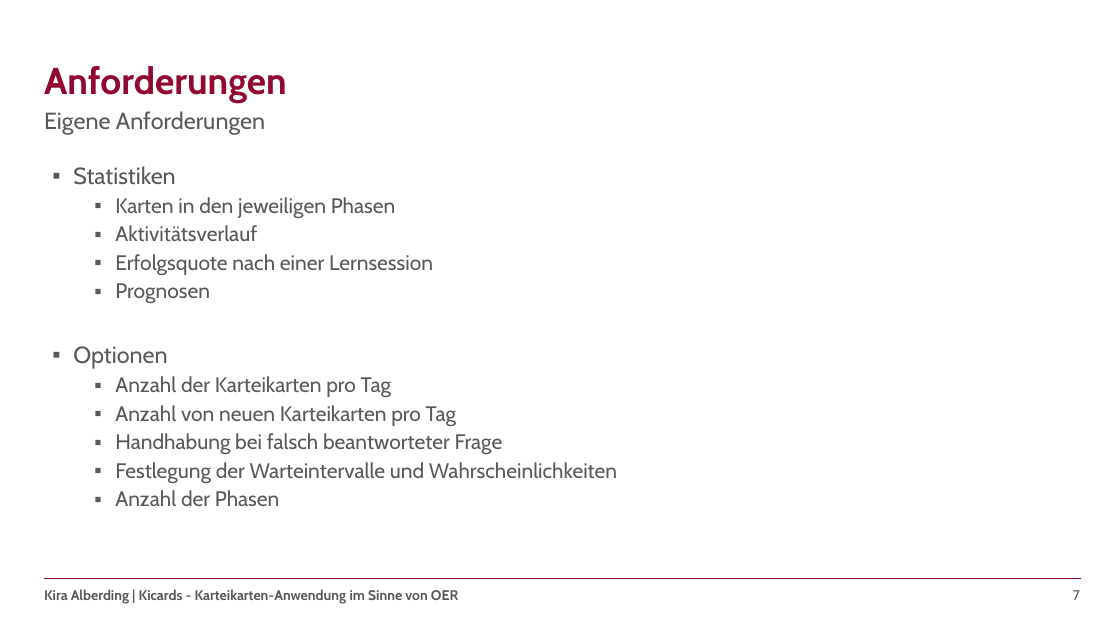
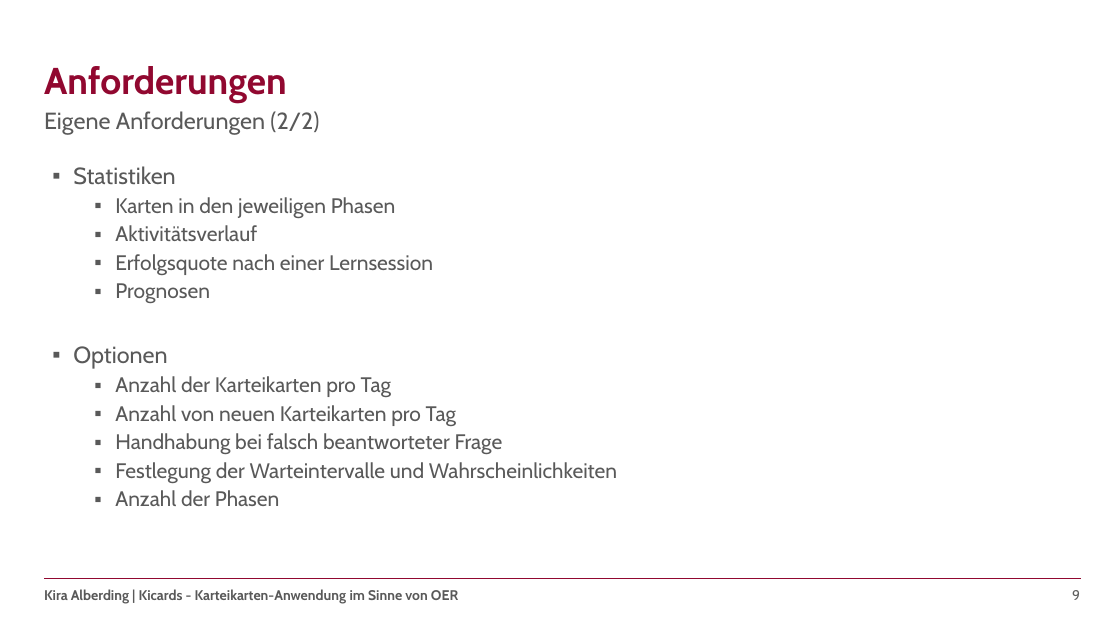
Before and after one commit to kalbe09/SeminararbeitOER, a slide deck: slide 9 of Seminararbeit - Präsentation.pptx (slide 7 before the commit). Drawn at 1120x630 pixels with LibreOffice and Linux fonts; fonts in the diff are those of the drawing; background and template pictures are left out. Boxes give left, top, right and bottom in pixels: in the first picture for what was removed or moved away, otherwise in the second. Text is boxed around its words. In the diff, an @@ line names an element or a change of style, - is before the commit and + after.

```diff
--- a/Seminararbeit - Präsentation.pptx
+++ b/Seminararbeit - Präsentation.pptx
@@ text at box(44, 111, 319, 134): text changed @@
-Eigene Anforderungen
+Eigene Anforderungen (2/2)
@@ page number at box(1072, 590, 1080, 600): text changed @@
-7
+9
```
Also in this commit, not shown: 3 other slides changed, 13 slides added, 5 slides removed.
